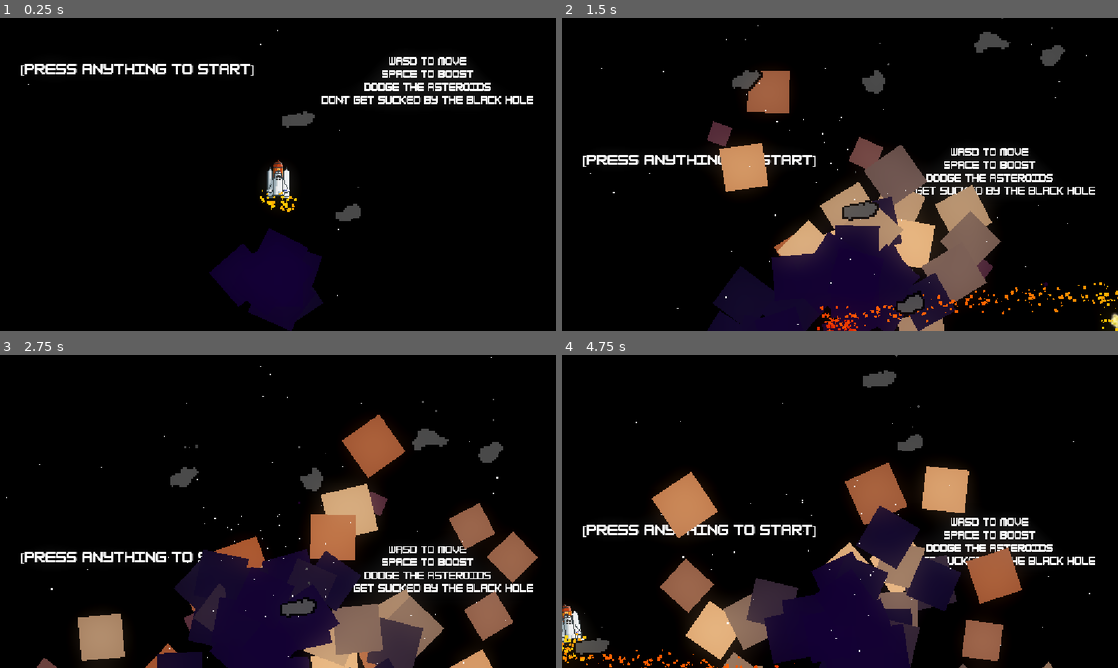
Above: before the commit, frames 1-4 (two rows, left to right).
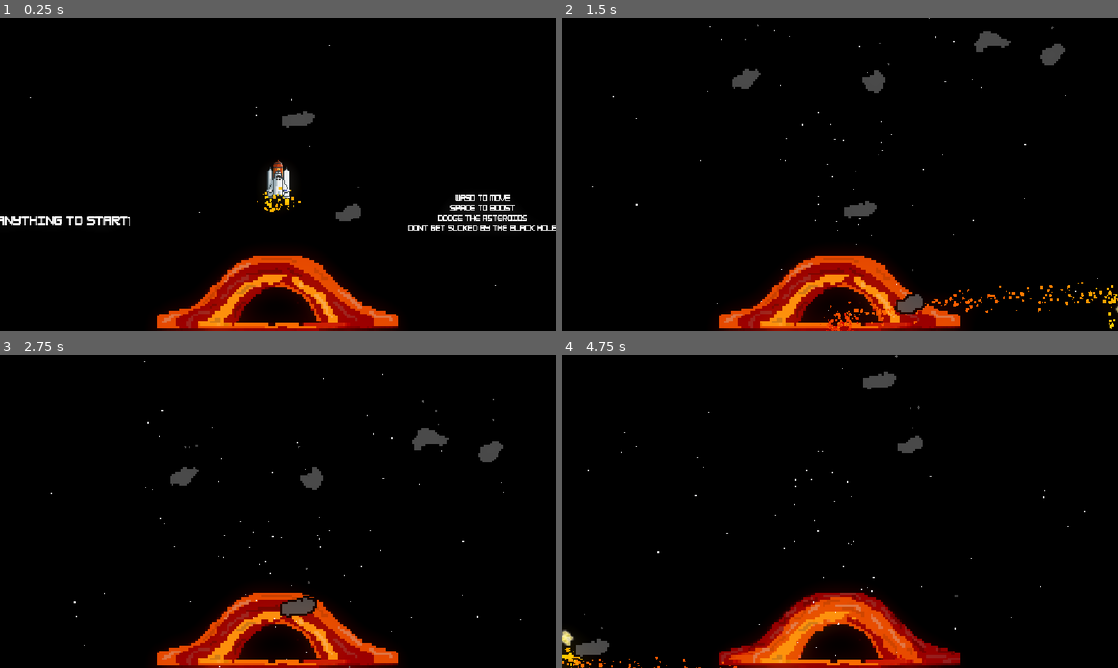
Above: after the commit, the same moments.

Repository: monish20256/Hack-Club-Haven
Game: Godot game, scene res://Game.tscn
Two runs of this game, one before a commit and one after it. Both use one fixed random seed, a clock stepped at 60 frames per second and the inputs below.
Inputs:
- Up to frame 1 (0.25 s): no input
- Up to frame 2 (1.5 s): tap Enter (ui_accept) at 0.5, 0.77 s; hold D (rotate right) 0.53-1.28 s; hold Space (boost) 0.53-1.28 s; hold S (go back) from 1.28 s (still down); tap Space (boost) at 1.35 s
- Up to frame 3 (2.75 s): tap Enter (ui_accept) at 1.52 s; release S (go back) at 2.03 s; hold D (rotate right) from 2.03 s (still down); hold Space (boost) from 2.03 s (still down)
- Up to frame 4 (4.75 s): release D (rotate right) at 2.78 s; release Space (boost) at 2.78 s; hold W (go up) 2.78-3.53 s; tap Space (boost) at 2.85, 4.35 s; tap Enter (ui_accept) at 3.02, 3.77, 4.52 s; hold Space (boost) 3.53-4.28 s; hold A (rotate left) from 3.53 s (still down)

The runs differ from the first frame. In frame 1, 11% of the frame differs, in the area x 0-100%, y 3-100%; in frame 2, 22%; in frame 3, 23%; in frame 4, 24%, in the area x 0-96%, y 0-100%.

Commit message:
game works, hopefully final ver

Diff:
--- a/Game.tscn
+++ b/Game.tscn
@@ -5,11 +5,15 @@
 [ext_resource type="Script" uid="uid://80kl10p8d3vr" path="res://player.gd" id="2_xkndl"]
 [ext_resource type="Texture2D" uid="uid://c3urajulo045j" path="res://Screenshot 2026-11-15 110049.png" id="2_yx171"]
 [ext_resource type="PackedScene" uid="uid://dqgvg7ek30774" path="res://killzone.tscn" id="3_joorw"]
+[ext_resource type="Texture2D" uid="uid://ceocfrlywqkba" path="res://RED.webp" id="3_lvtmh"]
 [ext_resource type="Script" uid="uid://c0wqfmwmm82vp" path="res://gpu_particles_2d.gd" id="3_u44n3"]
 [ext_resource type="Texture2D" uid="uid://m3xf835req65" path="res://Screenshot 2026-11-15 110323.png" id="3_yhmtn"]
+[ext_resource type="Texture2D" uid="uid://yqqnj8f0kcjd" path="res://ORANGE.webp" id="4_yyih5"]
+[ext_resource type="Texture2D" uid="uid://bx5nv8cehp371" path="res://YELLOW.webp" id="5_qjyg3"]
 [ext_resource type="Script" uid="uid://bqjbnbfd7jlob" path="res://camera.gd" id="5_t88pq"]
 [ext_resource type="PackedScene" uid="uid://btgevov8r6ddx" path="res://Asteroids.tscn" id="7_3mrqo"]
 [ext_resource type="PackedScene" uid="uid://b4drmqkrgrdr5" path="res://Asteroid spawner.tscn" id="8_joorw"]
+[ext_resource type="AudioStream" uid="uid://dg3m6wsdapjp6" path="res://la peace.mp3" id="14_yyih5"]
 
 [sub_resource type="ParticleProcessMaterial" id="ParticleProcessMaterial_8t6a0"]
 particle_flag_disable_z = true
@@ -17,40 +21,10 @@
 emission_sphere_radius = 900.0
 scale_max = 3.0
 
-[sub_resource type="Gradient" id="Gradient_3mrqo"]
-offsets = PackedFloat32Array(0, 0.32296652, 0.55263156, 0.6770335, 0.7966507, 0.8779904)
-colors = PackedColorArray(0.07057009, 0.022561705, 0.17212766, 1, 0.07058824, 0.047058824, 0.14117648, 1, 0.90588236, 0.69803923, 0.4745098, 1, 0.63346153, 0.30792487, 0.16037402, 1, 0.54225874, 0.3567294, 0.27157474, 1, 0.113033734, 5.4520107e-05, 0.15500078, 1)
-
-[sub_resource type="GradientTexture1D" id="GradientTexture1D_sgkol"]
-gradient = SubResource("Gradient_3mrqo")
-
-[sub_resource type="Curve" id="Curve_t88pq"]
-_data = [Vector2(0, 1), 0.0, 0.0, 0, 0, Vector2(0.14741033, 1), 0.0, 0.0, 0, 0, Vector2(0.7107438, 1), 0.0, 0.0, 0, 0, Vector2(0.95219123, 0), 0.0, 0.0, 0, 0]
-point_count = 4
-
-[sub_resource type="CurveTexture" id="CurveTexture_r0x5m"]
-curve = SubResource("Curve_t88pq")
-
-[sub_resource type="ParticleProcessMaterial" id="ParticleProcessMaterial_jepwt"]
-lifetime_randomness = 0.7
-particle_flag_disable_z = true
-emission_shape = 1
-emission_sphere_radius = 0.01
-angle_min = 1.0728835e-05
-angle_max = 612.60004
-use_rotation_3d = true
-spread = 180.0
-initial_velocity_min = 215.59999
-initial_velocity_max = 477.61
-gravity = Vector3(0, 0, 100)
-scale_min = 87.25
-scale_max = 100.0
-scale_curve = SubResource("CurveTexture_r0x5m")
-color_ramp = SubResource("GradientTexture1D_sgkol")
-
-[sub_resource type="GDScript" id="GDScript_3mrqo"]
-script/source = "extends GPUParticles2D
+[sub_resource type="GDScript" id="GDScript_yhmtn"]
+script/source = "extends Node2D
 var speed = 100
+
 var started = false
 func _ready() -> void:
 	pass
@@ -59,12 +33,68 @@
 		started = true
 	if started:
 		position.y -= 200 * delta
+
 func _on_area_2d_body_entered(body: Node2D) -> void:
 	pass
+
+
+func _on_timer_timeout() -> void:
+	pass # Replace with function body.
 "
 
 [sub_resource type="RectangleShape2D" id="RectangleShape2D_joorw"]
 size = Vector2(1262, 26)
+
+[sub_resource type="SpriteFrames" id="SpriteFrames_2bl17"]
+animations = [{
+"frames": [{
+"duration": 1.0,
+"texture": ExtResource("3_lvtmh")
+}, {
+"duration": 1.0,
+"texture": ExtResource("4_yyih5")
+}, {
+"duration": 1.0,
+"texture": ExtResource("5_qjyg3")
+}],
+"loop": 1,
+"name": &"Black",
+"speed": 5.0
+}]
+
+[sub_resource type="GDScript" id="GDScript_lvtmh"]
+script/source = "extends Sprite2D
+var speed = 100
+
+var started = false
+func _ready() -> void:
+	pass
+func _process(delta: float) -> void:
+	if Input.is_action_pressed(\"go up\") or Input.is_action_pressed(\"go back\") or Input.is_action_pressed(\"rotate left\") or Input.is_action_pressed(\"rotate right\"):
+		started = true
+	if started:
+		position.x -= -5000 * delta
+
+func _on_area_2d_body_entered(body: Node2D) -> void:
+	pass
+"
+
+[sub_resource type="GDScript" id="GDScript_p0lqm"]
+script/source = "extends Sprite2D
+var speed = 100
+
+var started = false
+func _ready() -> void:
+	pass
+func _process(delta: float) -> void:
+	if Input.is_action_pressed(\"go up\") or Input.is_action_pressed(\"go back\") or Input.is_action_pressed(\"rotate left\") or Input.is_action_pressed(\"rotate right\"):
+		started = true
+	if started:
+		position.x -= -5000 * delta
+
+func _on_area_2d_body_entered(body: Node2D) -> void:
+	pass
+"
 
 [sub_resource type="Gradient" id="Gradient_xkndl"]
 offsets = PackedFloat32Array(0, 0.30046403, 0.44663572, 0.6693736, 0.8317865, 0.9984375, 1)
@@ -92,20 +122,13 @@
 scale_curve = SubResource("CurveTexture_sb48q")
 color_ramp = SubResource("GradientTexture1D_jepwt")
 
-[sub_resource type="Environment" id="Environment_8t6a0"]
-background_mode = 3
-glow_enabled = true
-glow_normalized = true
-glow_bloom = 1.0
-
 [sub_resource type="GDScript" id="GDScript_ddoks"]
 script/source = "extends Area2D
 @onready var collision_shape_2d: CollisionShape2D = $CollisionShape2D
 @onready var player: CharacterBody2D = $\"../Player\"
 @onready var camera: Camera2D = $\"../Camera\"
 @onready var asteroid_spawner: Node2D = $\"../Asteroid Spawner\"
-@onready var black_hole_bottom: GPUParticles2D = $\"../Black hole bottom\"
-var loopamount = 0
+@onready var black_hole_bottom: Node2D = $\"../Black hole bottom\"
 
 func _ready() -> void:
 	pass # Replace with function body.
@@ -116,27 +139,17 @@
  # Replace with function body.
 		player.position.y += 7000
 		camera.position.y += 7000
-		black_hole_bottom.position.y += 6900
-		loopamount += 1
-"
-
-[sub_resource type="GDScript" id="GDScript_8t6a0"]
-script/source = "extends Label
-@onready var loop: Area2D = $\"..\"
-# Called when the node enters the scene tree for the first time.
-func _ready() -> void:
-	pass # Replace with function body.
-
-
-# Called every frame. 'delta' is the elapsed time since the previous frame.
-func _process(delta: float) -> void:
-	pass
-	print (\"You are me\")
-
+		black_hole_bottom.position.y += 7000
 "
 
 [sub_resource type="RectangleShape2D" id="RectangleShape2D_8t6a0"]
 size = Vector2(2941, 154.5)
+
+[sub_resource type="Environment" id="Environment_8t6a0"]
+background_mode = 3
+glow_enabled = true
+glow_normalized = true
+glow_bloom = 1.0
 
 [sub_resource type="GDScript" id="GDScript_2bl17"]
 script/source = "extends Node2D
@@ -151,10 +164,11 @@
 		asteroid.global_position = Vector2(randf_range(630, -630),randf_range(-4900, 100))
 		get_tree().current_scene.add_child.call_deferred(asteroid)
 func _process(delta: float) -> void:
-	if player.position.y < -5853.0:
+	if player.position.y < -5859.0:
 		timer.start()
 		asteroid_count += 1
 		spawn_asteroids()
+		asteroid_count -40
 		print (\"asteroid count increased\")
 
 
@@ -164,6 +178,20 @@
 
 [sub_resource type="RectangleShape2D" id="RectangleShape2D_2bl17"]
 size = Vector2(1310, 38)
+
+[sub_resource type="GDScript" id="GDScript_m4gww"]
+script/source = "extends AudioStreamPlayer2D
+
+
+# Called when the node enters the scene tree for the first time.
+func _ready() -> void:
+	pass # Replace with function body.
+
+
+# Called every frame. 'delta' is the elapsed time since the previous frame.
+func _process(delta: float) -> void:
+	pass
+"
 
 [node name="Game" type="Node2D" unique_id=1402724094]
 
@@ -196,34 +224,41 @@
 speed_scale = 0.5
 process_material = SubResource("ParticleProcessMaterial_8t6a0")
 
+[node name="Black hole bottom" type="Node2D" parent="." unique_id=1485340534]
+position = Vector2(1, 0)
+script = SubResource("GDScript_yhmtn")
+
+[node name="Killzone" parent="Black hole bottom" unique_id=1383173145 instance=ExtResource("3_joorw")]
+position = Vector2(8, 73)
+
+[node name="CollisionShape2D" type="CollisionShape2D" parent="Black hole bottom/Killzone" unique_id=18484976]
+position = Vector2(7, 53)
+shape = SubResource("RectangleShape2D_joorw")
+
+[node name="AnimatedSprite2D" type="AnimatedSprite2D" parent="Black hole bottom" unique_id=1827128810]
+position = Vector2(-1.9999999, 165.99998)
+scale = Vector2(5, 5)
+sprite_frames = SubResource("SpriteFrames_2bl17")
+animation = &"Black"
+autoplay = "Black"
+frame_progress = 0.10606958
+
 [node name="Controls" type="Sprite2D" parent="." unique_id=2124429927]
-position = Vector2(302, -343)
-scale = Vector2(0.6705539, 0.77807486)
+position = Vector2(418.5, -67.00001)
+scale = Vector2(0.47084546, 0.60294116)
 texture = ExtResource("2_yx171")
+script = SubResource("GDScript_lvtmh")
 
 [node name="Play instructions" type="Sprite2D" parent="." unique_id=171240003]
-position = Vector2(-335, -379)
+position = Vector2(-528.00006, -64)
+scale = Vector2(0.7797428, 0.9045802)
 texture = ExtResource("3_yhmtn")
+script = SubResource("GDScript_p0lqm")
 
 [node name="Oip2" type="Sprite2D" parent="." unique_id=847416927]
-position = Vector2(795, 4851)
+position = Vector2(1220, 5306.0005)
 scale = Vector2(3.7117345, 35.81818)
 texture = ExtResource("2_r0x5m")
-
-[node name="Black hole bottom" type="GPUParticles2D" parent="." unique_id=1981364968]
-position = Vector2(-1, 58)
-amount = 100
-lifetime = 2.3
-explosiveness = 0.04
-process_material = SubResource("ParticleProcessMaterial_jepwt")
-script = SubResource("GDScript_3mrqo")
-
-[node name="Killzone" parent="Black hole bottom" unique_id=1383173145 instance=ExtResource("3_joorw")]
-position = Vector2(8, 73)
-
-[node name="CollisionShape2D" type="CollisionShape2D" parent="Black hole bottom/Killzone" unique_id=1500277578]
-position = Vector2(7, 53)
-shape = SubResource("RectangleShape2D_joorw")
 
 [node name="Player" parent="." unique_id=196855723 instance=ExtResource("1_wbfu4")]
 position = Vector2(0, -89)
@@ -246,20 +281,16 @@
 process_material = SubResource("ParticleProcessMaterial_2bl17")
 script = ExtResource("3_u44n3")
 
-[node name="WorldEnvironment" type="WorldEnvironment" parent="." unique_id=1631660636]
-environment = SubResource("Environment_8t6a0")
-
 [node name="Loop" type="Area2D" parent="." unique_id=1926107430]
+scale = Vector2(0.99999994, 0.99999994)
 script = SubResource("GDScript_ddoks")
-
-[node name="Label" type="Label" parent="Loop" unique_id=1655773060]
-offset_right = 40.0
-offset_bottom = 23.0
-script = SubResource("GDScript_8t6a0")
 
 [node name="CollisionShape2D" type="CollisionShape2D" parent="Loop" unique_id=314187815]
 position = Vector2(-17, -5933)
 shape = SubResource("RectangleShape2D_8t6a0")
+
+[node name="WorldEnvironment" type="WorldEnvironment" parent="." unique_id=1631660636]
+environment = SubResource("Environment_8t6a0")
 
 [node name="Asteroid Spawner" parent="." unique_id=149780 instance=ExtResource("8_joorw")]
 script = SubResource("GDScript_2bl17")
@@ -371,5 +402,12 @@
 speed_scale = 0.5
 process_material = SubResource("ParticleProcessMaterial_8t6a0")
 
+[node name="AudioStreamPlayer2D" type="AudioStreamPlayer2D" parent="." unique_id=1038302957]
+position = Vector2(757, 71)
+stream = ExtResource("14_yyih5")
+autoplay = true
+script = SubResource("GDScript_m4gww")
+
 [connection signal="body_entered" from="Loop" to="Loop" method="_on_body_entered"]
 [connection signal="body_entered" from="Loop" to="Camera" method="_on_loop_body_entered"]
+[connection signal="timeout" from="Asteroid Spawner/Timer" to="Black hole bottom" method="_on_timer_timeout"]
--- a/Player.tscn
+++ b/Player.tscn
@@ -4,7 +4,7 @@
 [ext_resource type="Texture2D" uid="uid://ck4vi7xgj77mu" path="res://pixil-frame-0 (3).png" id="1_xhfnw"]
 
 [sub_resource type="RectangleShape2D" id="RectangleShape2D_t88pq"]
-size = Vector2(18, 26)
+size = Vector2(8, 7)
 
 [sub_resource type="AtlasTexture" id="AtlasTexture_cxr5p"]
 atlas = ExtResource("1_kpjcp")
@@ -99,14 +99,12 @@
 collision_layer = 2
 
 [node name="CollisionShape2D" type="CollisionShape2D" parent="." unique_id=1987095029]
-position = Vector2(0, -15)
+position = Vector2(0, -15.5)
 shape = SubResource("RectangleShape2D_t88pq")
 
 [node name="AnimatedSprite2D" type="AnimatedSprite2D" parent="." unique_id=430635207]
 position = Vector2(1, -17)
 scale = Vector2(0.7450495, 0.67727274)
 sprite_frames = SubResource("SpriteFrames_jepwt")
-animation = &"Death"
+animation = &"Idle"
 autoplay = "Idle"
-frame = 5
-frame_progress = 1.0
--- a/camera.gd
+++ b/camera.gd
@@ -1,6 +1,5 @@
 extends Camera2D
 var speed = 100
-@onready var controls_2: Label = $"../Controls2"
 
 var started = false
 func _ready() -> void:
--- a/gpu_particles_2d.gd
+++ b/gpu_particles_2d.gd
@@ -5,7 +5,7 @@
 func _ready() -> void:
 	pass # Replace with function body.
 	if Input.is_action_pressed("boost"):
-		GPUParticles2D.amount + 500
+		pass
 
 
 # Called every frame. 'delta' is the elapsed time since the previous frame.
--- a/player.gd
+++ b/player.gd
@@ -1,7 +1,7 @@
 extends CharacterBody2D
 
 var dead = false
-var SPEED = 400.0
+var SPEED = 200.0
 
 func die():
 	if dead:
@@ -17,7 +17,7 @@
 	var current_speed = SPEED
 
 	if Input.is_action_pressed("boost"):
-		current_speed = SPEED * 2
+		current_speed = SPEED * 4
 
 	velocity = Vector2.ZERO
 
Binary file added: ORANGE.webp
Not shown, added: ORANGE.webp.import
Binary file added: RED.webp
Not shown, added: RED.webp.import
Not shown, added: Sidewalks and Skeletons - Crawlspace [NCS Release] (1).mp3.import
Binary file added: YELLOW.webp
Not shown, added: YELLOW.webp.import
Not shown, added: la peace.mp3.import
Not shown, added: Sidewalks and Skeletons - Crawlspace [NCS Release] (1).mp3
Not shown, added: la peace.mp3
